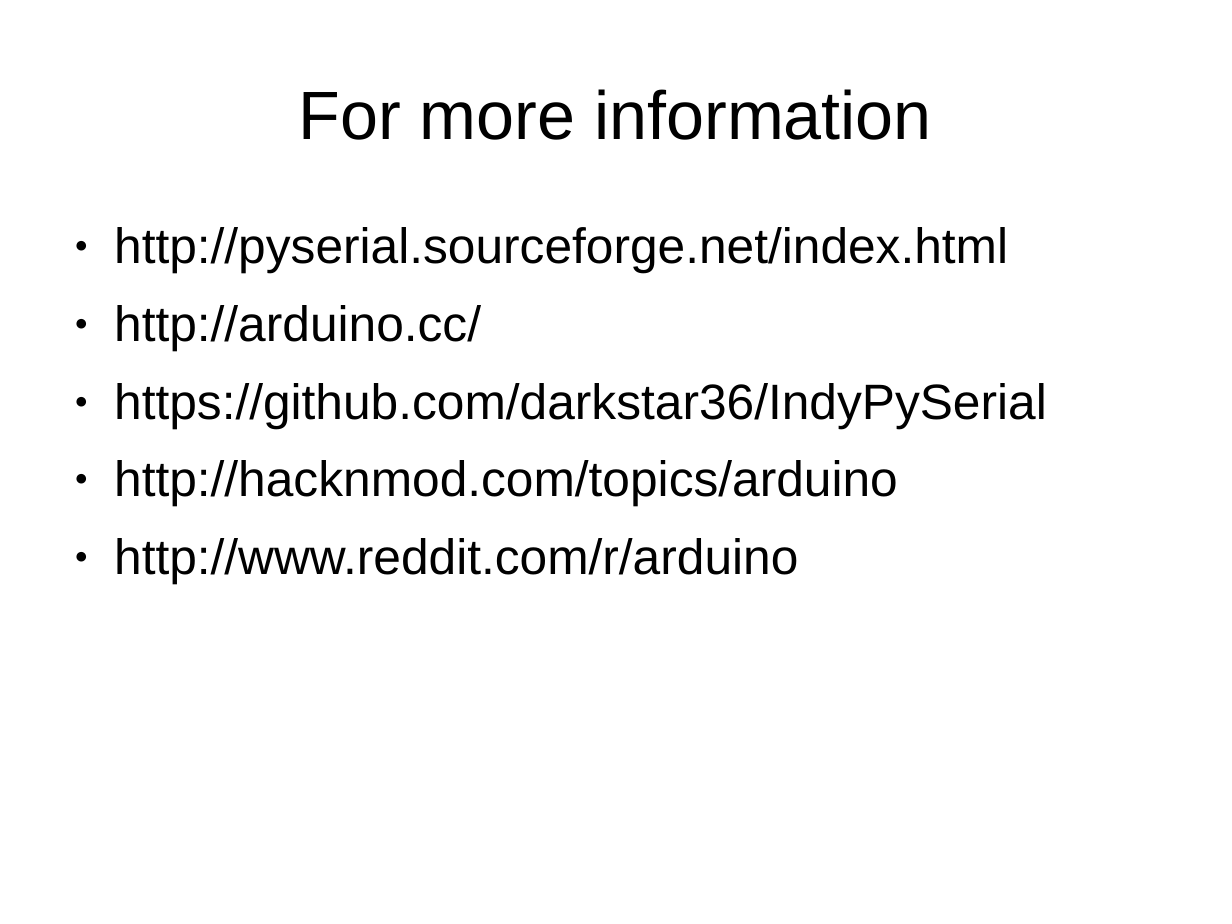
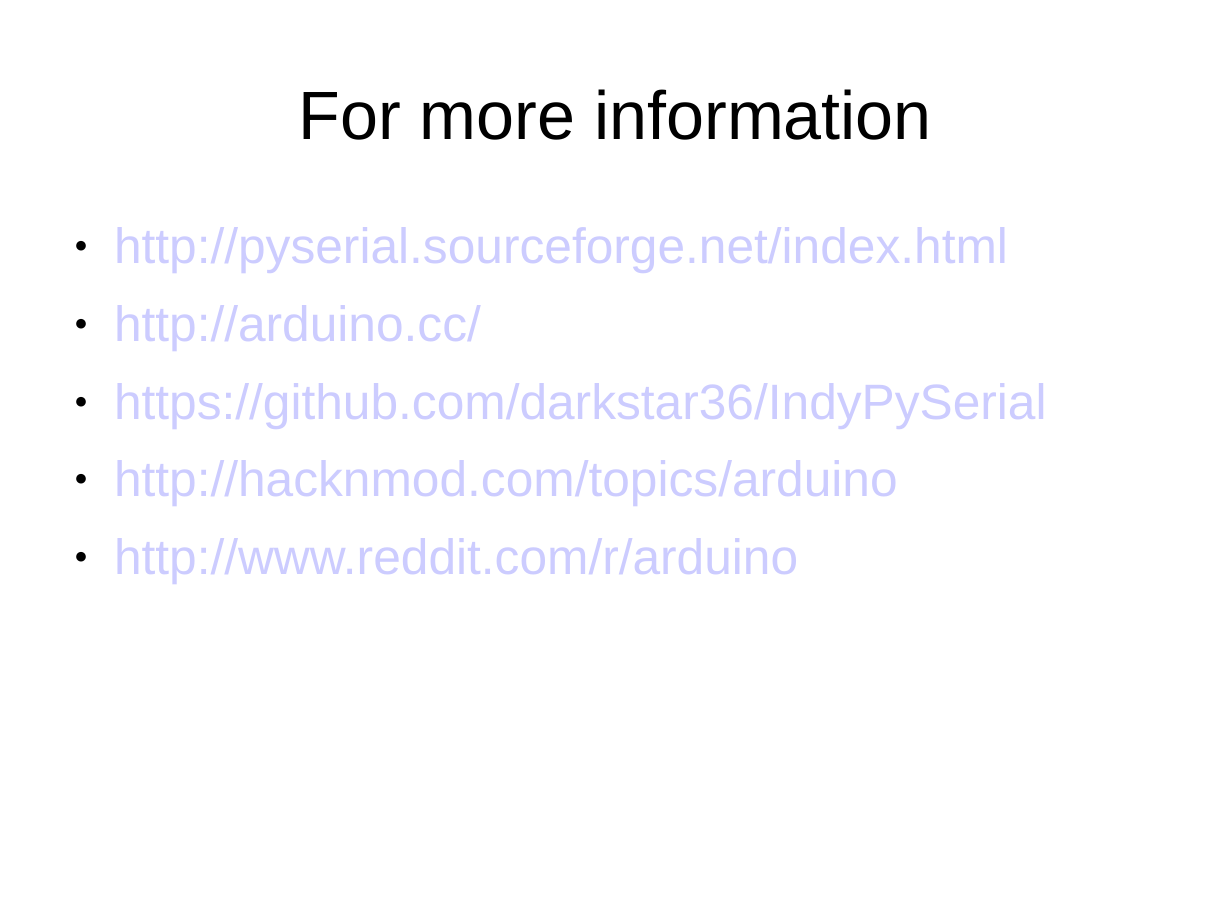
Before and after one commit to mDaiuto/IndyPySerial, a slide deck: slide 11 of IndyPy.ppt. Drawn at 1232x924 pixels with LibreOffice and Linux fonts; fonts in the diff are those of the drawing. Boxes give left, top, right and bottom in pixels: in the first picture for what was removed or moved away, otherwise in the second. Text is boxed around its words. In the diff, an @@ line names an element or a change of style, - is before the commit and + after.

```diff
--- a/IndyPy.ppt
+++ b/IndyPy.ppt
@@ text "http://pyserial.sourceforge.net/index.html" at bbox=[114, 227, 1047, 583]: text colour #000000 to #CCCCFF @@
```
Also in this commit, not shown: 4 other slides changed, 13 other files.
